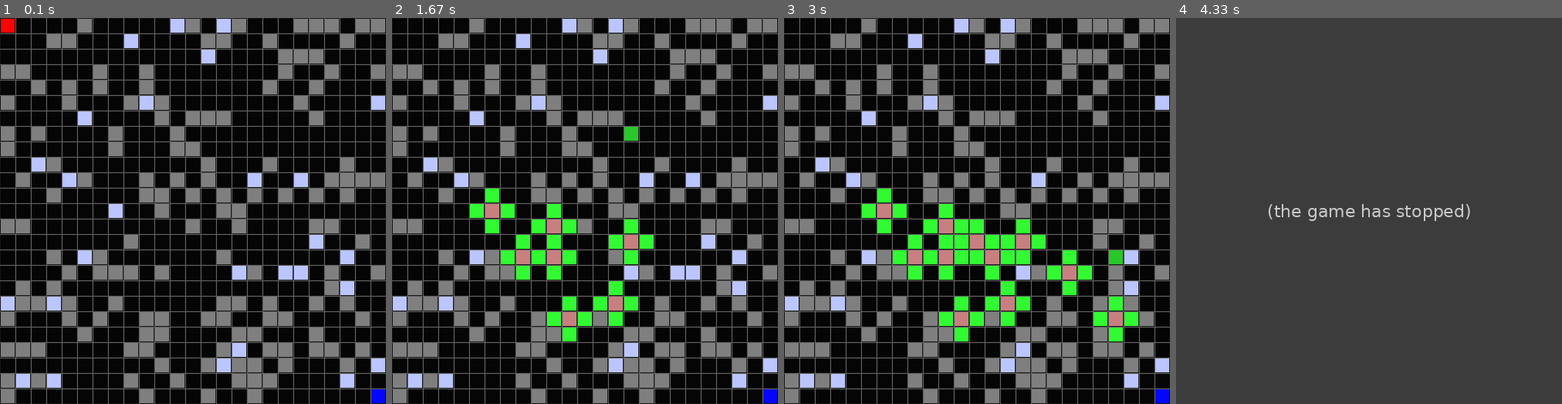
Above: before the commit, frames 1-4 (left to right).
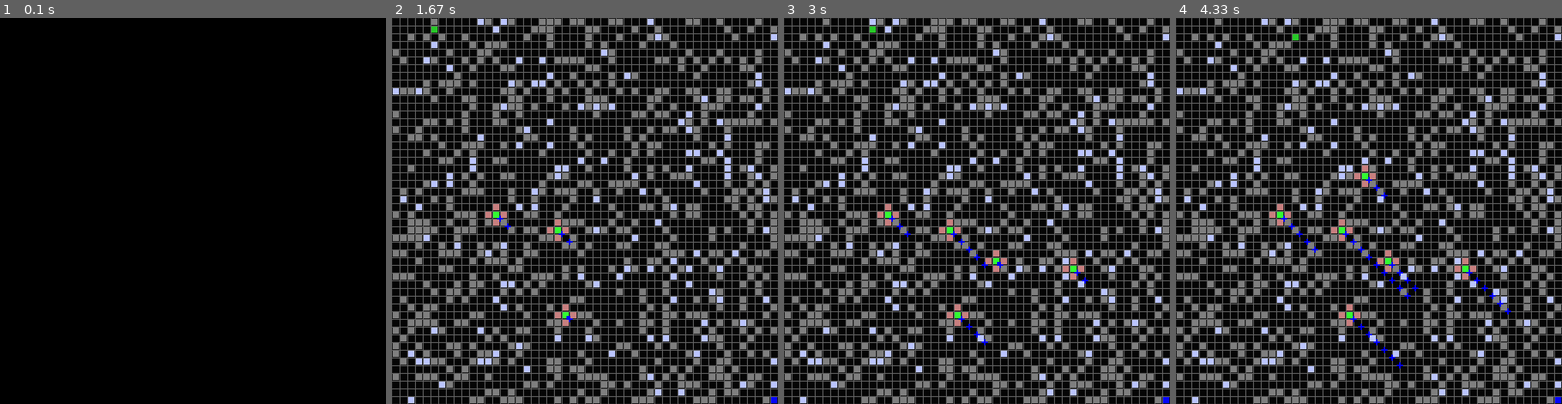
Above: after the commit, the same moments.

Repository: jasonbrackman/pygame_exploration
Game: pygame game, started from maze_game.py
Same seed, same stepped clock (60 frames per second), same inputs: the game is played once before the commit and once after it.
Inputs (mouse positions are in pixels of both pictures, inside the frame that each line leads up to):
- Up to frame 1 (0.1 s): no input
- Up to frame 2 (1.67 s): press the mouse at (492, 214) at 0.37 s; move the mouse to (557, 253) at 0.47 s; release the mouse at (623, 295) at 0.6 s; press the mouse at (492, 214) at 0.7 s; move the mouse to (561, 230) at 0.8 s; release the mouse at (631, 245) at 0.93 s; press the mouse at (492, 214) at 1.2 s; move the mouse to (530, 261) at 1.3 s; release the mouse at (565, 311) at 1.43 s
- Up to frame 3 (3 s): press the mouse at (884, 214) at 1.8 s; move the mouse to (980, 241) at 1.9 s; release the mouse at (1077, 272) at 2.03 s; press the mouse at (884, 214) at 2.43 s; move the mouse to (996, 261) at 2.53 s; move the mouse to (1112, 311) at 2.63 s; release the mouse at (1112, 311) at 2.67 s
- Up to frame 4 (4.33 s): press the mouse at (1276, 214) at 3.1 s; move the mouse to (1361, 180) at 3.2 s; move the mouse to (1450, 141) at 3.3 s; release the mouse at (1450, 141) at 3.33 s; press the mouse at (1276, 214) at 3.77 s; move the mouse to (1365, 164) at 3.87 s; move the mouse to (1453, 114) at 3.97 s; release the mouse at (1453, 114) at 4 s

The runs differ from the first frame. In frame 1, 32% of the frame differs, in the area x 0-100%, y 0-100%; in frame 2, 42%; in frame 3, 43%; in frame 4, 100%.
Before the commit the program exited at 4.27 s; later frames show no game.

Commit message:
adding bullet fire from tower -- although it does not clear the old bullet locations.

Diff:
--- a/maze_game.py
+++ b/maze_game.py
@@ -4,6 +4,8 @@
 
 import pygame
 import pathfinding
+
+# __ Building Blocks __
 
 
 class Colour(tuple, enum.Enum):
@@ -16,11 +18,14 @@
     GOAL = (5, 5, 250)
     ZOMBIE = (40, 200, 40)
     LINE = (100, 100, 100)
+    BULLET = (0, 0, 255)
 
 
 class Location(NamedTuple):
     row: int
     col: int
+
+# __ Characters __
 
 
 class Cube:
@@ -53,15 +58,33 @@
         super(Cube, self).__init__()
         self.pos = pos
         self.color = color
-
-    def draw(self, surface):
-        length = self.width // self.rows
-
+        self.bullets = []
+
+    def shoot(self, surface):
+        # Scan 5 spaced away for target
+        # if found start shooting at target
+        print(len(self.bullets))
+        if len(self.bullets) == 0:
+            bullet = Bullet(self.pos, Colour.BULLET)
+            self.bullets.append(bullet)
+
+        for bullet in self.bullets:
+            bullet.move(surface)
+            # if bullet.life == 0:
+            #     self.bullets.remove(bullet)
+
+    def draw(self, surface):
+
+        length = self.width // self.rows
         pygame.draw.rect(
             surface,
             self.color,
             (self.pos.row * length + 1, self.pos.col * length + 1, length - 2, length - 2),
         )
+
+        # only shoot from center of tower
+        if self.color == Colour.TOWER:
+            self.shoot(surface)
 
 
 class Snack(Cube):
@@ -166,7 +189,7 @@
         x, y = self._process_click_point(x, y)
         try:
             for i in range(2):
-                c = Colour.TOWER if i != 0 else Colour.WALL
+                c = Colour.TOWER if i == 0 else Colour.WALL
                 self.cells[y-i][x] = Tower(Location(x, y-i), c)
                 self.cells[y+i][x] = Tower(Location(x, y+i), c)
                 self.cells[y][x-i] = Tower(Location(x-i, y), c)
@@ -199,6 +222,31 @@
         return successors
 
 
+# __ Gameplay __
+class Bullet(Cube):
+    def __init__(self, pos, color):
+        super(Cube, self).__init__()
+        self.pos = pos
+        self.color = color
+        self.life = 10
+
+    def draw(self, surface):
+        length = self.width // self.rows
+        pygame.draw.rect(
+            surface,
+            self.color,
+            (self.pos.row * length + 1,
+             self.pos.col * length + 1,
+             length - 2,
+             length - 2),
+        )
+
+    def move(self, surface):
+        self.life -= 1
+        self.pos = Location(self.pos.row + 0.5, self.pos.col + 0.5)
+        self.draw(surface)
+
+
 def manhattan_distance(goal: Location) -> Callable[[Location], float]:
     def distance(ml: Location) -> float:
         xdist: int = abs(ml.col - goal.col)
@@ -209,9 +257,9 @@
 
 
 def main():
-    tick_time = 15
+    tick_time = 5
     size = (500, 500)  # can't change this yet without creating an issue with the board scale
-    cell_size = 20
+    cell_size = 10
     Cube.rows = size[0] // cell_size
     background_colour = (20, 20, 20)
 
@@ -239,12 +287,17 @@
     current = None
 
     while running:
+
         for event in pygame.event.get():
             if event.type == pygame.QUIT:
                 running = False
-            if event.type == pygame.MOUSEMOTION:
-                (x, y) = pygame.mouse.get_pos()
-                maze.click_create_tower(x, y)
+                break
+
+        # Check for a left mouse click down
+        mouse_pressed = pygame.mouse.get_pressed()
+        if mouse_pressed == (1, 0, 0):
+            (x, y) = pygame.mouse.get_pos()
+            maze.click_create_tower(x, y)
 
         clock.tick(tick_time)  # 30 would be real time - slower < 30 > faster
 
